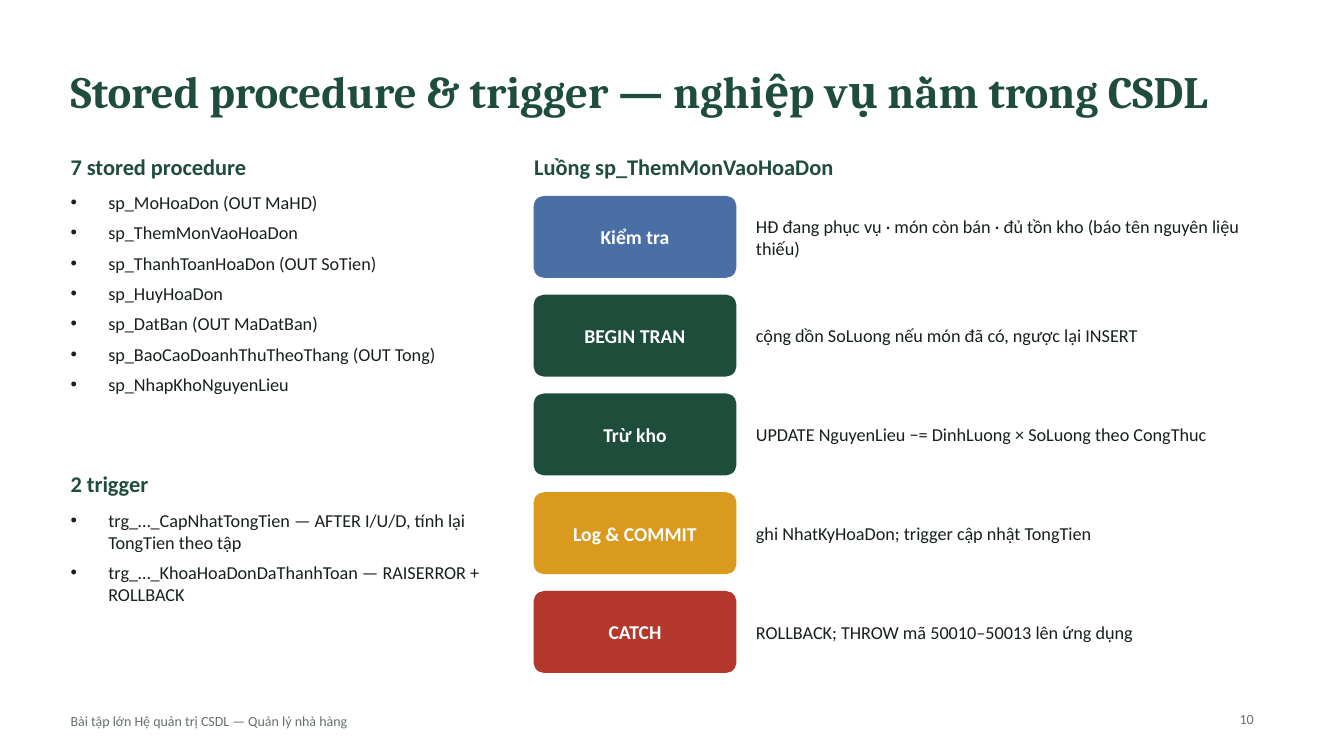
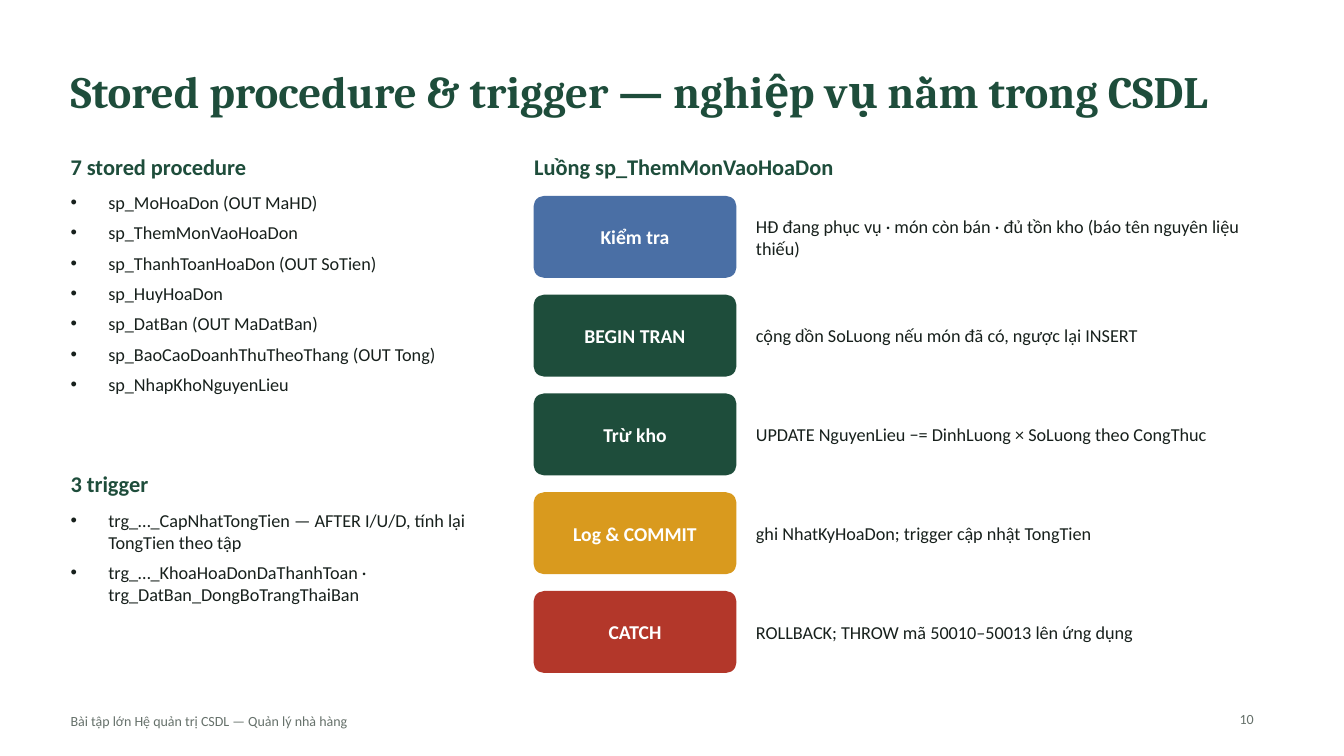
Before and after one commit to segg12345/holymoly, a slide deck: slide 10 of slides/Slides_QuanLyNhaHang.pptx. Drawn at 1344x756 pixels with LibreOffice and Linux fonts; fonts in the diff are those of the drawing. Boxes give left, top, right and bottom in pixels: in the first picture for what was removed or moved away, otherwise in the second. Text is boxed around its words. In the diff, an @@ line names an element or a change of style, - is before the commit and + after.

```diff
--- a/slides/Slides_QuanLyNhaHang.pptx
+++ b/slides/Slides_QuanLyNhaHang.pptx
@@ text at box(71, 476, 148, 496): text changed @@
-2 trigger
+3 trigger
@@ text at box(108, 566, 359, 604): text changed @@
-• trg_…_KhoaHoaDonDaThanhToan — RAISERROR + ROLLBACK
+• trg_…_KhoaHoaDonDaThanhToan · trg_DatBan_DongBoTrangThaiBan
```
Also in this commit, not shown: 6 other slides changed, 4 other files.
